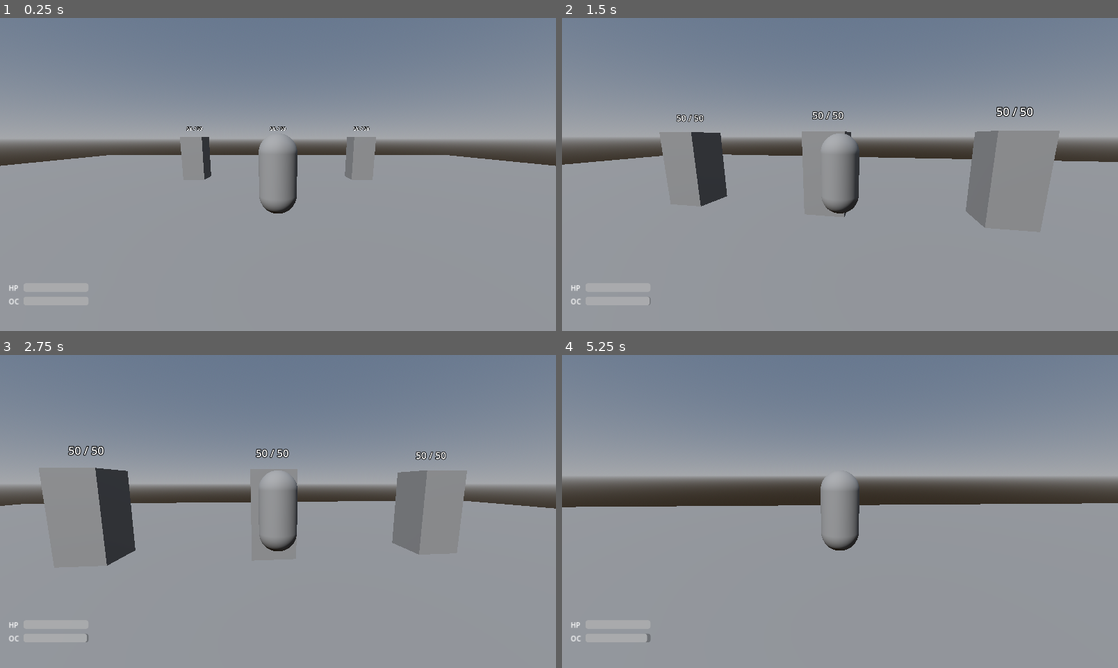
Above: before the commit, frames 1-4 (two rows, left to right).
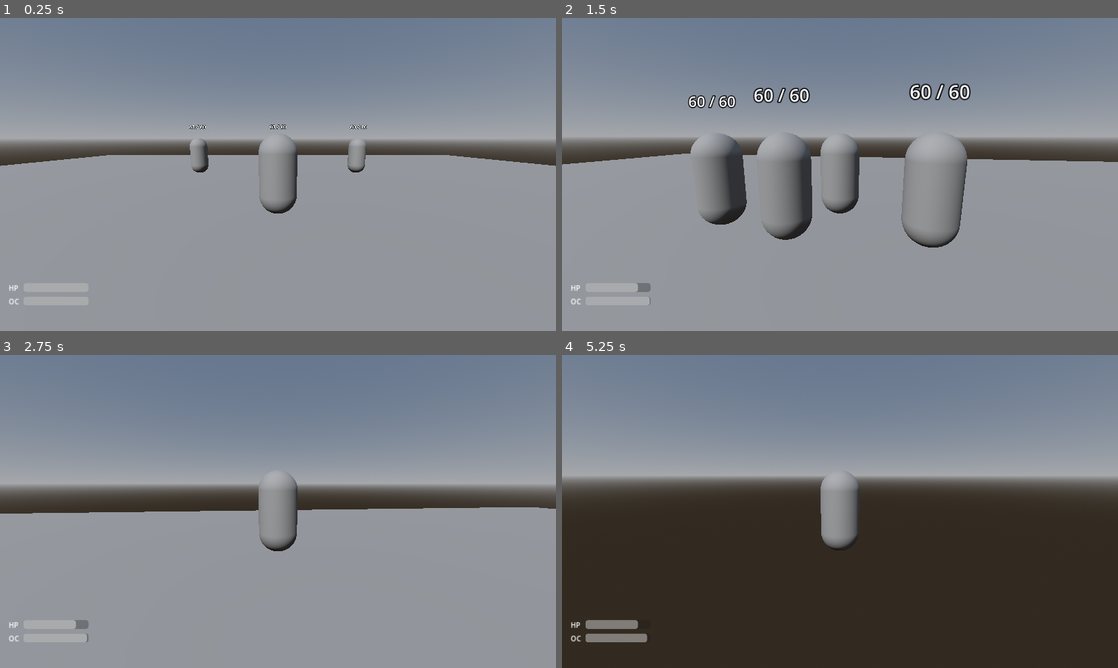
Above: after the commit, the same moments.

Repository: architectwuji-hash/sun-petal-kingdom
Game: Godot game, scene res://scenes/world/TestArena.tscn
Two runs of this game, one before a commit and one after it. Both use one fixed random seed, a clock stepped at 60 frames per second and the inputs below.
Inputs (mouse positions are in pixels of both pictures, inside the frame that each line leads up to):
- Up to frame 1 (0.25 s): no input
- Up to frame 2 (1.5 s): tap Enter (ui_accept) at 0.5, 0.77 s; move the mouse to (867, 174) at 0.52 s; press the mouse at (867, 174) at 0.53 s; hold W (move_forward) from 0.53 s (still down); move the mouse to (812, 174) at 1.27 s; release the mouse at (812, 174) at 1.28 s; tap Shift (sprint) at 1.35 s
- Up to frame 3 (2.75 s): keep holding W (move_forward); tap Enter (ui_accept) at 1.52 s; move the mouse to (289, 505) at 2.02 s; press the mouse at (289, 505) at 2.03 s
- Up to frame 4 (5.25 s): keep holding W (move_forward); move the mouse to (834, 517) at 2.77 s; release the mouse at (834, 517) at 2.78 s; tap Shift (sprint) at 2.85, 4.35 s; tap Enter (ui_accept) at 3.02, 3.77, 4.52 s; move the mouse to (878, 514) at 3.52 s; press the mouse at (878, 514) at 3.53 s; move the mouse to (795, 508) at 4.27 s; release the mouse at (795, 508) at 4.28 s; move the mouse to (845, 511) at 5.02 s; press the mouse at (845, 511) at 5.03 s

The runs differ from the first frame. In frame 1, 0.7% of the frame differs, in the area x 32-68%, y 34-52%; in frame 2, 10%; in frame 3, 6.3%; in frame 4, 51%, in the area x 0-100%, y 47-100%.

Commit message:
feat(enemies): Task 6 — BasicEnemy AI pursues and attacks player
- basic_enemy.gd: detect 12u, chase, melee 10 HP per 1.2s, 60 HP, dies
- BasicEnemy.tscn: capsule body, billboard health label, AttackTimer
- player.gd: add_to_group('player') so enemies can find player node
- TestArena.tscn: three BasicEnemy replace dummy targets

Co-Authored-By: Claude Sonnet 4.6 <noreply@anthropic.com>
Claude-Session: https://claude.ai/code/session_01Xdz41Yjj7Zi8p9do1ybWv2

Diff:
--- /dev/null
+++ b/scenes/enemies/BasicEnemy.tscn
@@ -0,0 +1,30 @@
+[gd_scene load_steps=4 format=3 uid="uid://f0basicenemy1spk"]
+
+[ext_resource type="Script" path="res://scripts/enemies/basic_enemy.gd" id="1_enemy"]
+
+[sub_resource type="CapsuleShape3D" id="CapsuleShape3D_collision"]
+height = 1.8
+radius = 0.4
+
+[sub_resource type="CapsuleMesh" id="CapsuleMesh_body"]
+height = 1.6
+radius = 0.38
+
+[node name="BasicEnemy" type="CharacterBody3D"]
+script = ExtResource("1_enemy")
+
+[node name="Collision" type="CollisionShape3D" parent="."]
+transform = Transform3D(1, 0, 0, 0, 1, 0, 0, 0, 1, 0, 0.9, 0)
+shape = SubResource("CapsuleShape3D_collision")
+
+[node name="Mesh" type="MeshInstance3D" parent="."]
+transform = Transform3D(1, 0, 0, 0, 1, 0, 0, 0, 1, 0, 0.9, 0)
+mesh = SubResource("CapsuleMesh_body")
+
+[node name="HealthLabel" type="Label3D" parent="."]
+transform = Transform3D(1, 0, 0, 0, 1, 0, 0, 0, 1, 0, 2.2, 0)
+font_size = 48
+billboard = 1
+text = "60 / 60"
+
+[node name="AttackTimer" type="Timer" parent="."]
--- a/scenes/world/TestArena.tscn
+++ b/scenes/world/TestArena.tscn
@@ -3,7 +3,7 @@
 [ext_resource type="PackedScene" uid="uid://bqx8player01spk" path="res://scenes/player/Player.tscn" id="1_player"]
 [ext_resource type="PackedScene" uid="uid://d8hudpanel01spk" path="res://scenes/ui/HUD.tscn" id="2_hud"]
 [ext_resource type="Script" path="res://scripts/world/test_arena.gd" id="3_test_arena"]
-[ext_resource type="PackedScene" uid="uid://e9dummytarget1spk" path="res://scenes/enemies/DummyTarget.tscn" id="4_dummy"]
+[ext_resource type="PackedScene" uid="uid://f0basicenemy1spk" path="res://scenes/enemies/BasicEnemy.tscn" id="4_enemy"]
 
 [sub_resource type="BoxShape3D" id="BoxShape3D_ground"]
 size = Vector3(40, 0.5, 40)
@@ -46,11 +46,11 @@
 
 [node name="HUD" parent="." instance=ExtResource("2_hud")]
 
-[node name="DummyTarget" parent="." instance=ExtResource("4_dummy")]
+[node name="BasicEnemy" parent="." instance=ExtResource("4_enemy")]
 transform = Transform3D(1, 0, 0, 0, 1, 0, 0, 0, 1, -4, 0, -6)
 
-[node name="DummyTarget2" parent="." instance=ExtResource("4_dummy")]
+[node name="BasicEnemy2" parent="." instance=ExtResource("4_enemy")]
 transform = Transform3D(1, 0, 0, 0, 1, 0, 0, 0, 1, 0, 0, -6)
 
-[node name="DummyTarget3" parent="." instance=ExtResource("4_dummy")]
+[node name="BasicEnemy3" parent="." instance=ExtResource("4_enemy")]
 transform = Transform3D(1, 0, 0, 0, 1, 0, 0, 0, 1, 4, 0, -6)
--- /dev/null
+++ b/scripts/enemies/basic_enemy.gd
@@ -0,0 +1,82 @@
+extends CharacterBody3D
+class_name BasicEnemy
+
+signal died
+
+@export var max_health: int = 60
+@export var move_speed: float = 2.5
+@export var attack_range: float = 1.8
+@export var attack_damage: int = 10
+@export var attack_cooldown: float = 1.2
+@export var detection_range: float = 12.0
+
+const GRAVITY: float = 20.0
+
+var health: int = max_health
+var _player: Player = null
+var _can_attack: bool = true
+
+@onready var health_label: Label3D = $HealthLabel
+@onready var attack_timer: Timer = $AttackTimer
+@onready var collision: CollisionShape3D = $Collision
+
+
+func _ready() -> void:
+	health = max_health
+	_update_label()
+	attack_timer.wait_time = attack_cooldown
+	attack_timer.one_shot = true
+	attack_timer.timeout.connect(_on_attack_ready)
+	_player = get_tree().get_first_node_in_group("player")
+
+
+func _physics_process(delta: float) -> void:
+	if not is_on_floor():
+		velocity.y -= GRAVITY * delta
+	if _player == null:
+		move_and_slide()
+		return
+	var distance: float = global_position.distance_to(_player.global_position)
+	if distance <= detection_range:
+		var direction: Vector3 = (_player.global_position - global_position).normalized()
+		direction.y = 0.0
+		look_at(global_position + direction, Vector3.UP)
+		if distance > attack_range:
+			velocity.x = direction.x * move_speed
+			velocity.z = direction.z * move_speed
+		else:
+			velocity.x = 0.0
+			velocity.z = 0.0
+			if _can_attack:
+				_do_attack()
+	else:
+		velocity.x = 0.0
+		velocity.z = 0.0
+	move_and_slide()
+
+
+func _do_attack() -> void:
+	_can_attack = false
+	attack_timer.start()
+	_player.take_damage(attack_damage)
+
+
+func _on_attack_ready() -> void:
+	_can_attack = true
+
+
+func take_damage(amount: int) -> void:
+	health -= amount
+	_update_label()
+	if health <= 0:
+		die()
+
+
+func die() -> void:
+	emit_signal("died")
+	queue_free()
+
+
+func _update_label() -> void:
+	if health_label:
+		health_label.text = str(health) + " / " + str(max_health)
--- a/scripts/player/player.gd
+++ b/scripts/player/player.gd
@@ -24,6 +24,7 @@
 
 
 func _ready() -> void:
+	add_to_group("player")
 	Input.set_mouse_mode(Input.MOUSE_MODE_CAPTURED)
 	attack_controller.init(self)
 	ocali_regen.init(self)
